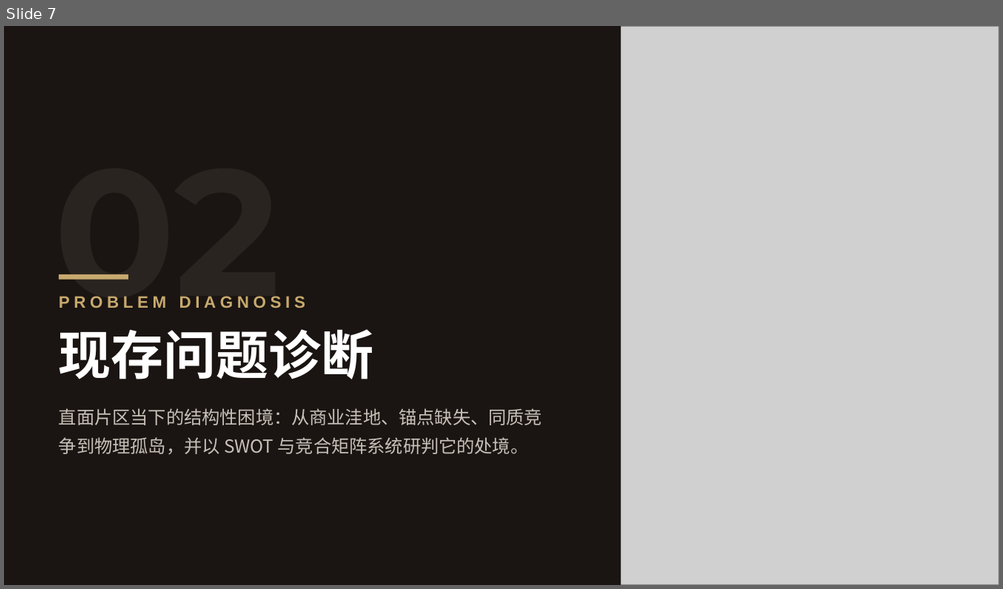
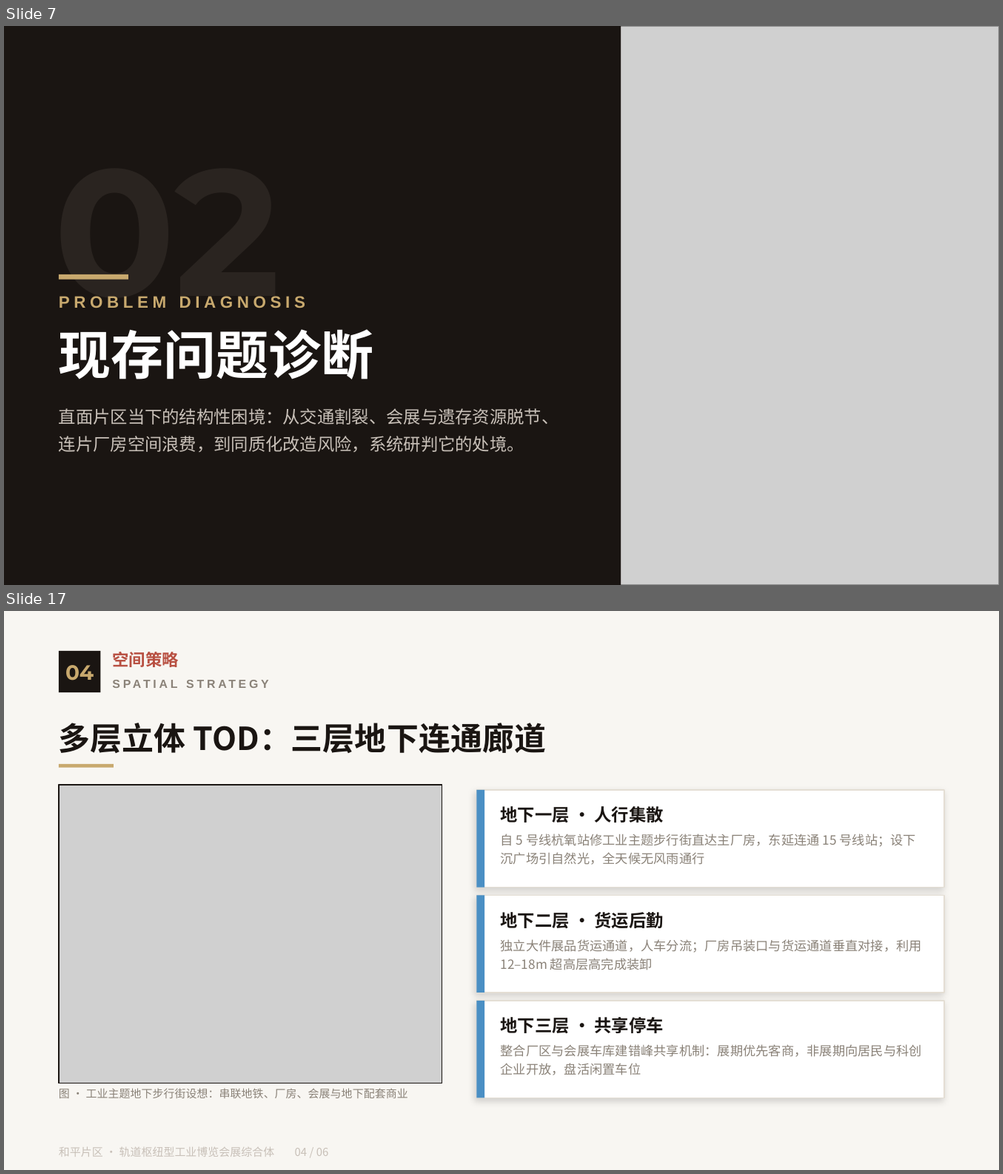
Before and after one commit to everglowwwww/LeoLee-Artical-and-Speech, a slide deck: 和平片区整体规划方案.pptx. Shown one above the other, each under a label of ours: slide 7 before the commit, slides 7 and 17 after it; the slides between them are not shown. The pictures are 1003x589 and 1003x1174 pixels, drawn with LibreOffice and Linux fonts; fonts in the diff are those of the drawing; grey boxes stand for pictures. Boxes give left, top, right and bottom in pixels: in the first picture for what was removed or moved away, otherwise in the second. Text is boxed around its words. In the diff, an @@ line names an element or a change of style, - is before the commit and + after.

```diff
--- a/和平片区整体规划方案.pptx
+++ b/和平片区整体规划方案.pptx
@@ slide 17 added at (4, 611, 999, 1170), background #F8F6F2 @@
@@ rectangle added at (59, 651, 100, 692), fill #1A1512 @@
@@ text added at (112, 652, 179, 667), 12 pt, text #B85042, bold @@
+空间策略
@@ text added at (65, 665, 94, 681), 15 pt, text #C8A96E, bold @@
+04
@@ text added at (112, 672, 609, 695), 8.5 pt, text #8A8278, bold @@
+SPATIAL STRATEGY
@@ text added at (59, 723, 546, 753), 23 pt, text #1A1512, bold @@
+多层立体 TOD：三层地下连通廊道
@@ rectangle added at (59, 764, 114, 768), fill #C8A96E @@
@@ picture added at (59, 785, 441, 1083) @@
@@ rectangle added at (59, 785, 441, 1083), outline #1A1512 0.75 pt @@
@@ rectangle added at (476, 790, 944, 888), fill #FFFFFF, outline #E4DED4 0.75 pt @@
@@ rectangle added at (476, 790, 484, 888), fill #4A8FC4 @@
@@ text added at (501, 806, 663, 823), 12.5 pt, text #1A1512, bold @@
+地下一层 · 人行集散
@@ text added at (501, 834, 916, 865), 9.2 pt, text #8A8278 @@
+自 5 号线杭氧站修工业主题步行街直达主厂房，东延连通 15 号线站；设下沉广场引自然光，全天候无风雨通行
@@ rectangle added at (476, 895, 944, 993), fill #FFFFFF, outline #E4DED4 0.75 pt @@
@@ rectangle added at (476, 895, 484, 993), fill #4A8FC4 @@
@@ text added at (501, 912, 663, 928), 12.5 pt, text #1A1512, bold @@
+地下二层 · 货运后勤
@@ text added at (501, 940, 922, 971), 9.2 pt, text #8A8278 @@
+独立大件展品货运通道，人车分流；厂房吊装口与货运通道垂直对接，利用 12–18m 超高层高完成装卸
@@ rectangle added at (476, 1001, 944, 1099), fill #FFFFFF, outline #E4DED4 0.75 pt @@
@@ rectangle added at (476, 1001, 484, 1099), fill #4A8FC4 @@
@@ text added at (501, 1017, 663, 1034), 12.5 pt, text #1A1512, bold @@
+地下三层 · 共享停车
@@ text added at (501, 1045, 922, 1076), 9.2 pt, text #8A8278 @@
+整合厂区与会展车库建错峰共享机制：展期优先客商，非展期向居民与科创企业开放，盘活闲置车位
@@ text added at (59, 1088, 408, 1099), 8 pt, text #8A8278 @@
+图 · 工业主题地下步行街设想：串联地铁、厂房、会展与地下配套商业
@@ text added at (59, 1147, 329, 1157), 8 pt, text #C8C0B8 @@
+和平片区 · 轨道枢纽型工业博览会展综合体 04 / 06
@@ slide 7 changed as well @@
@@ text at (59, 409, 559, 452): text changed; size 13 to 12.5 pt @@
-直面片区当下的结构性困境：从商业洼地、锚点缺失、同质竞争到物理孤岛，并以 SWOT 与竞合矩阵系统研判它的处境。
+直面片区当下的结构性困境：从交通割裂、会展与遗存资源脱节、连片厂房空间浪费，到同质化改造风险，系统研判它的处境。
```
Also in this commit, not shown: 10 other slides changed, 17 other slides added, 20 slides removed.
